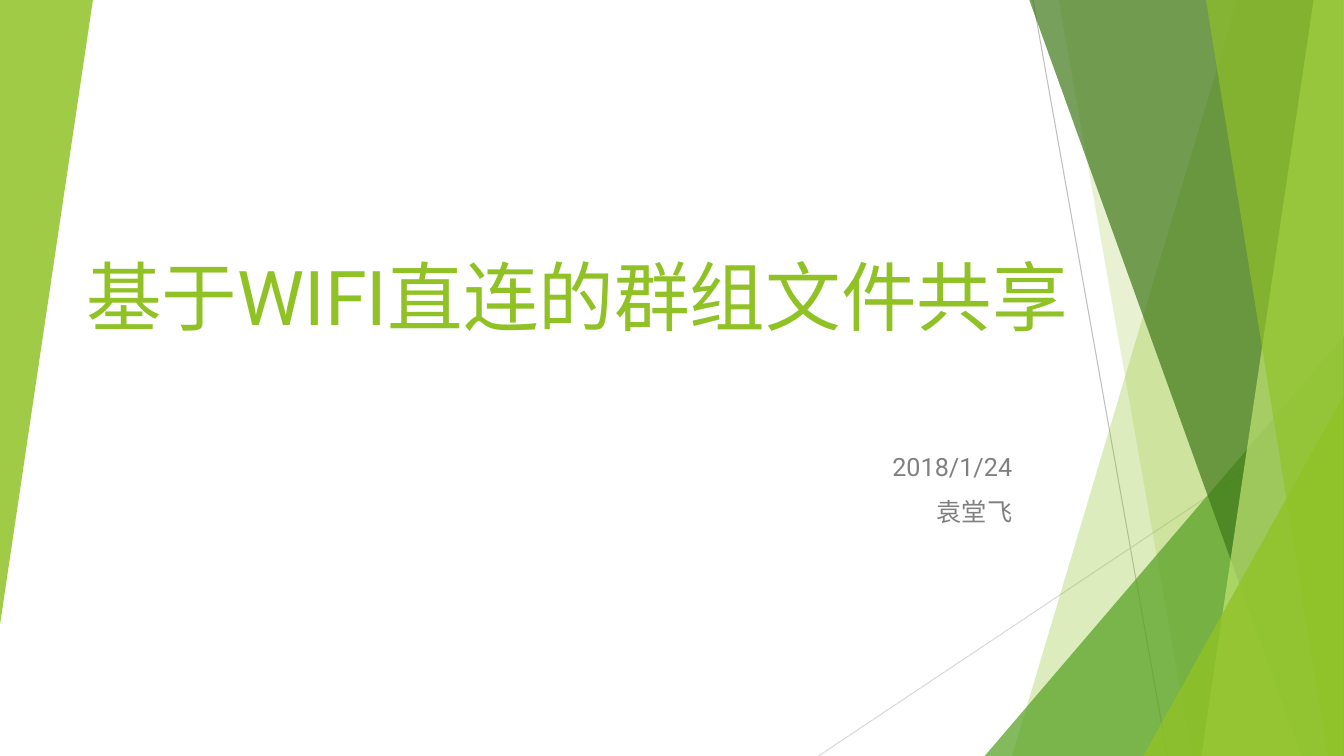
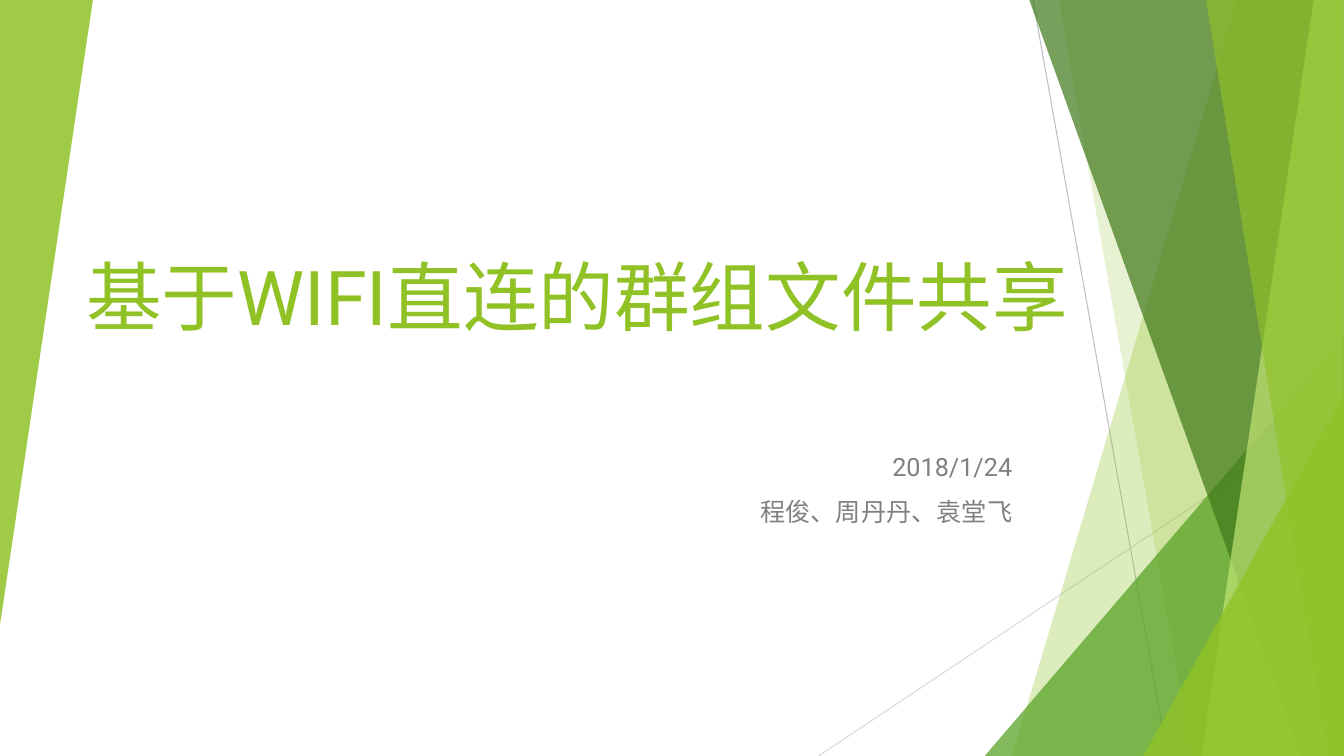
Before and after one commit to jack-yuen/wifidirect, a slide deck: slide 1 of WifiDirect报告.pptx. Drawn at 1344x756 pixels with LibreOffice and Linux fonts; fonts in the diff are those of the drawing. Boxes give left, top, right and bottom in pixels: in the first picture for what was removed or moved away, otherwise in the second. Text is boxed around its words. In the diff, an @@ line names an element or a change of style, - is before the commit and + after.

Commit message:
ppt小修改

```diff
--- a/WifiDirect报告.pptx
+++ b/WifiDirect报告.pptx
@@ subtitle at <box>760,500,1012,523</box>: text changed @@
-袁堂飞
+程俊、周丹丹、袁堂飞
```
